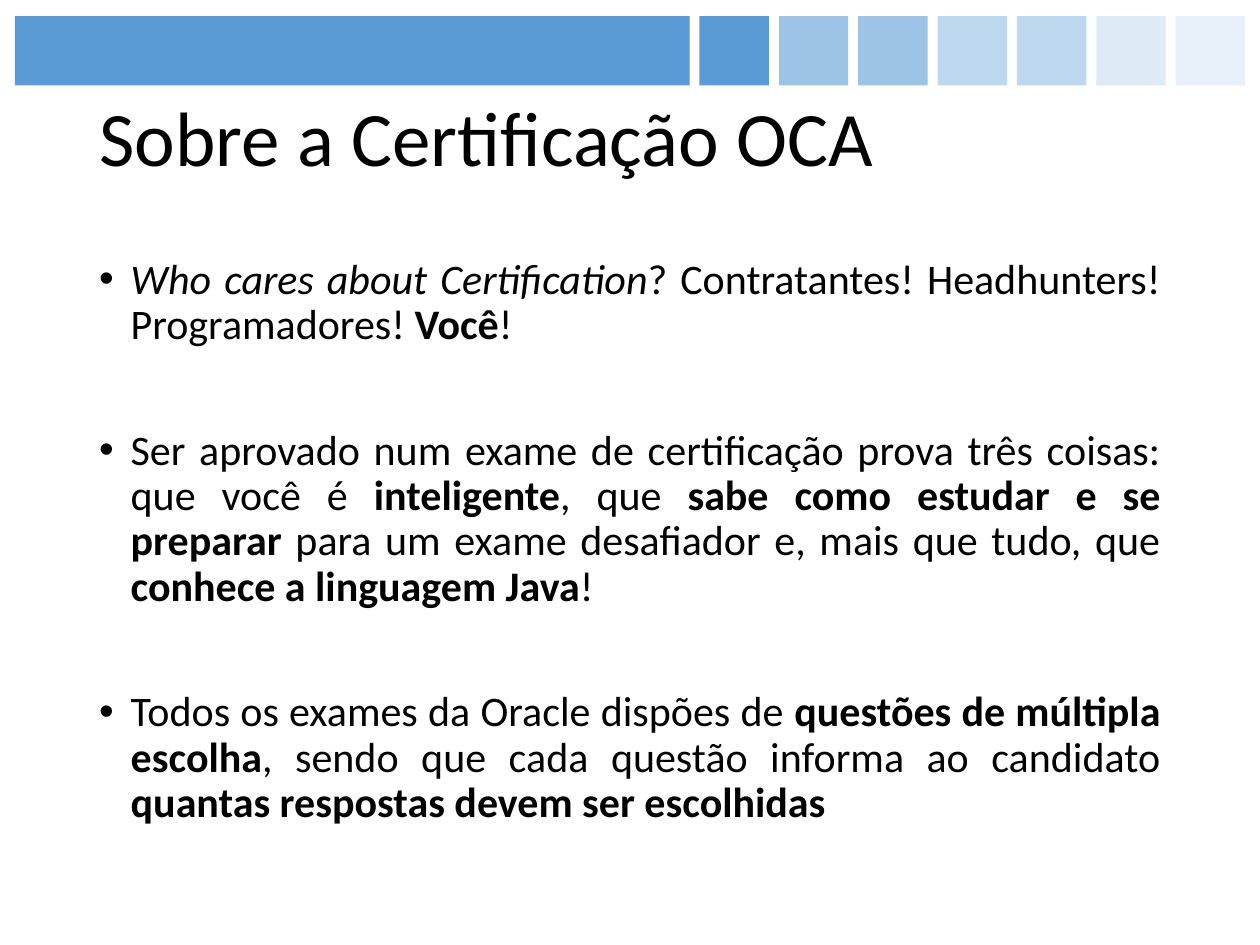
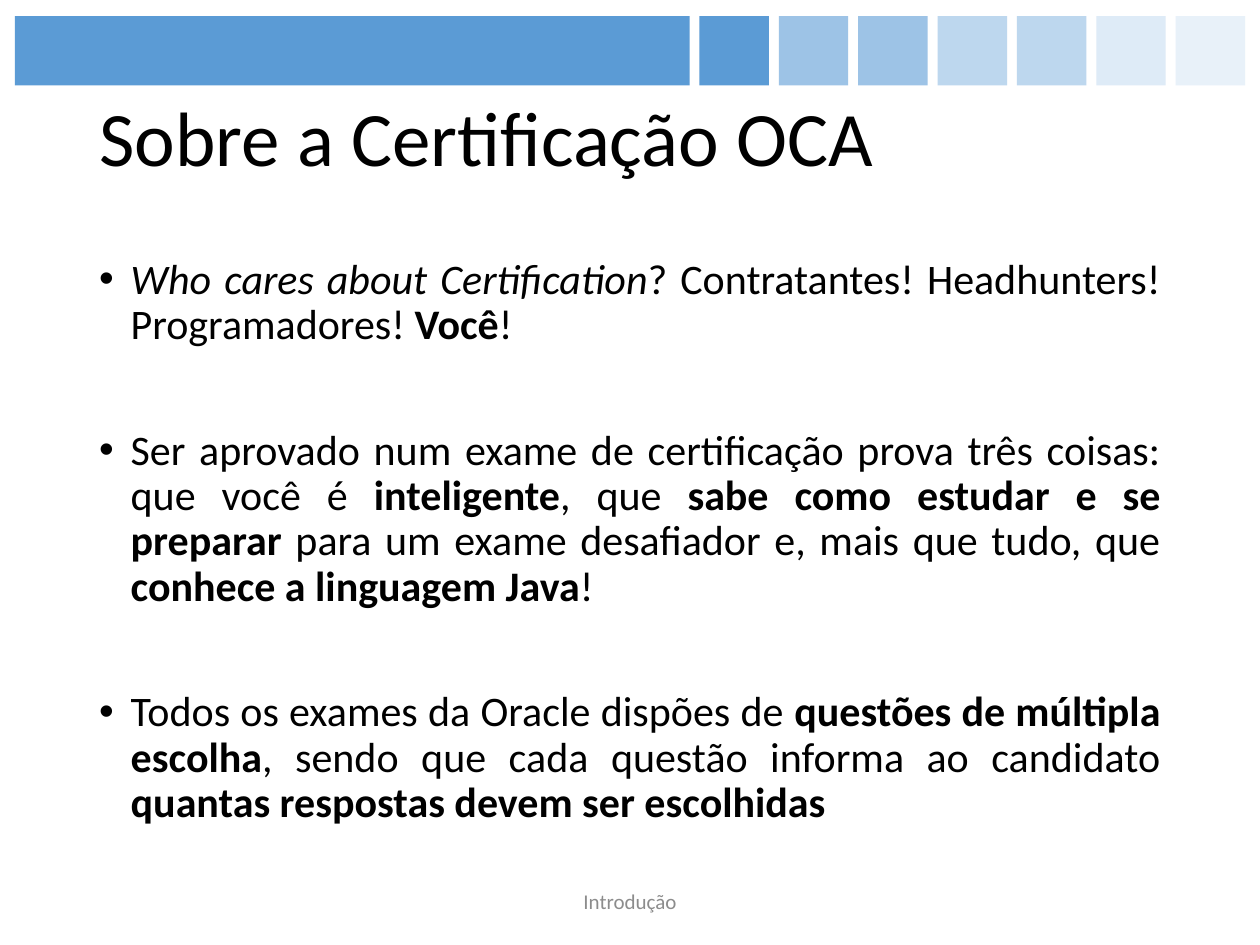
Before and after one commit to figueiredojrr/treinamentoJavaSeOcaAgosto, a slide deck: slide 4 of TreinamentoJavaSeOca/documentos/apresentação/OCA.pptx. Drawn at 1260x945 pixels with LibreOffice and Linux fonts; fonts in the diff are those of the drawing. Boxes give left, top, right and bottom in pixels: in the first picture for what was removed or moved away, otherwise in the second. Text is boxed around its words. In the diff, an @@ line names an element or a change of style, - is before the commit and + after.

```diff
--- a/TreinamentoJavaSeOca/documentos/apresentação/OCA.pptx
+++ b/TreinamentoJavaSeOca/documentos/apresentação/OCA.pptx
@@ text added at (583,894,676,913), 12 pt, text #8C8C8C @@
+Introdução
```
Also in this commit, not shown: 14 other slides changed, 1 slide added.
